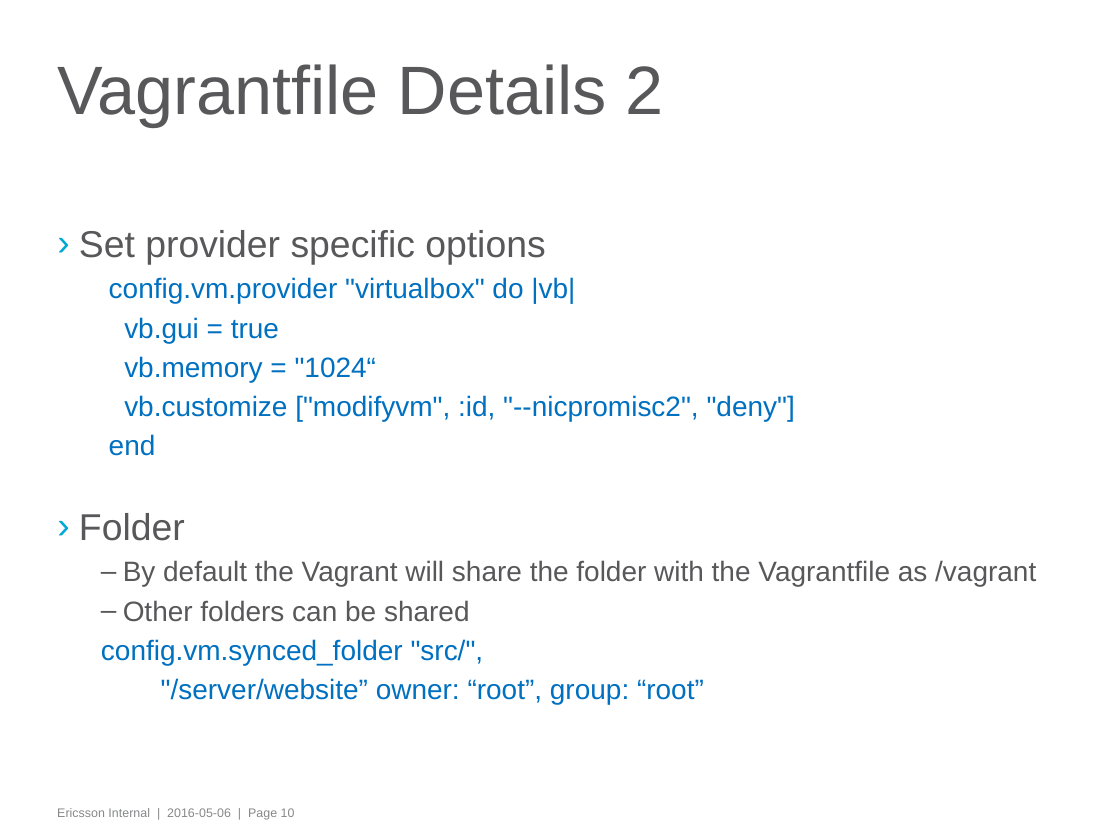
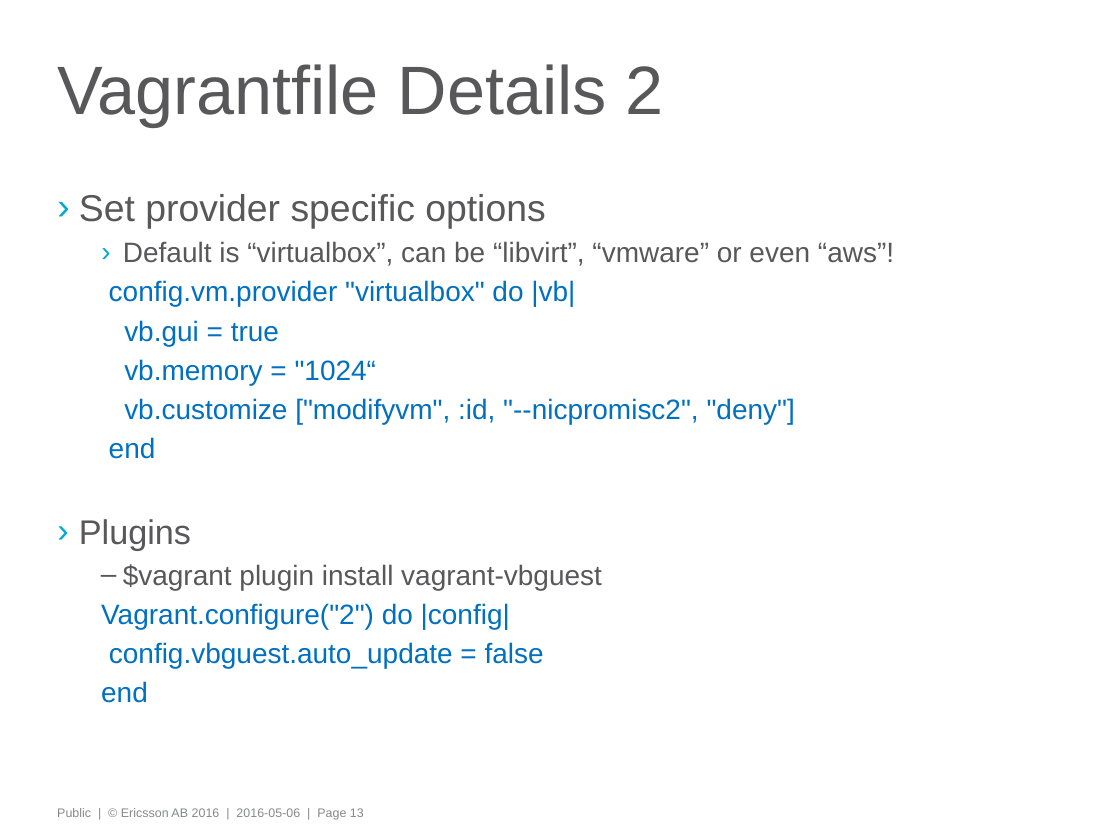
Before and after one commit to iamroddo/learnathon, a slide deck: slide 13 of Vagrant-Ansible-Git_Learnathon.pptx (slide 10 before the commit). Drawn at 1120x840 pixels with LibreOffice and Linux fonts; fonts in the diff are those of the drawing; background and template pictures are left out. Boxes give left, top, right and bottom in pixels: in the first picture for what was removed or moved away, otherwise in the second. Text is boxed around its words. In the diff, an @@ line names an element or a change of style, - is before the commit and + after.

```diff
--- a/Vagrant-Ansible-Git_Learnathon.pptx
+++ b/Vagrant-Ansible-Git_Learnathon.pptx
@@ text "Set provider specific options": place and size @@
-text "Set provider specific options" at (79,230,1036,704)
+text "Set provider specific options" at (79,194,894,703)
@@ text at (123,241,894,266): paragraph added @@
+    › Default is “virtualbox”, can be “libvirt”, “vmware” or even “aws”!
@@ text at (79,519,602,703): text changed; text colour #58585A to #0070C0 @@
-› Folder
-  – By default the Vagrant will share the folder with the Vagrantfile as /vagrant
-  – Other folders can be shared
-  config.vm.synced_folder "src/",
-    "/server/website” owner: “root”, group: “root”
+› Plugins
+  – $vagrant plugin install vagrant-vbguest
+  Vagrant.configure("2") do |config|
+  config.vbguest.auto_update = false
+  end
@@ text at (57,808,364,820): text changed @@
-Ericsson Internal | 2016-05-06 | Page 10
+Public | © Ericsson AB 2016 | 2016-05-06 | Page 13
```
Also in this commit, not shown: 27 other slides changed, 5 slides added, 1 slide removed, 6 other files.
